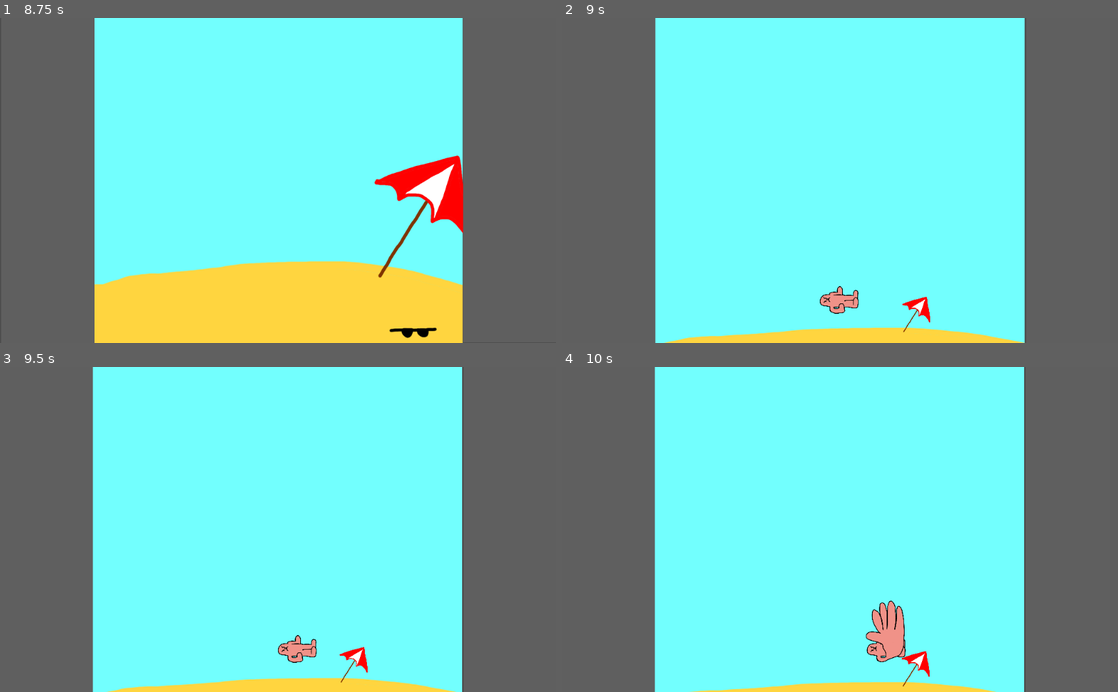
Above: before the commit, frames 1-4 (two rows, left to right).
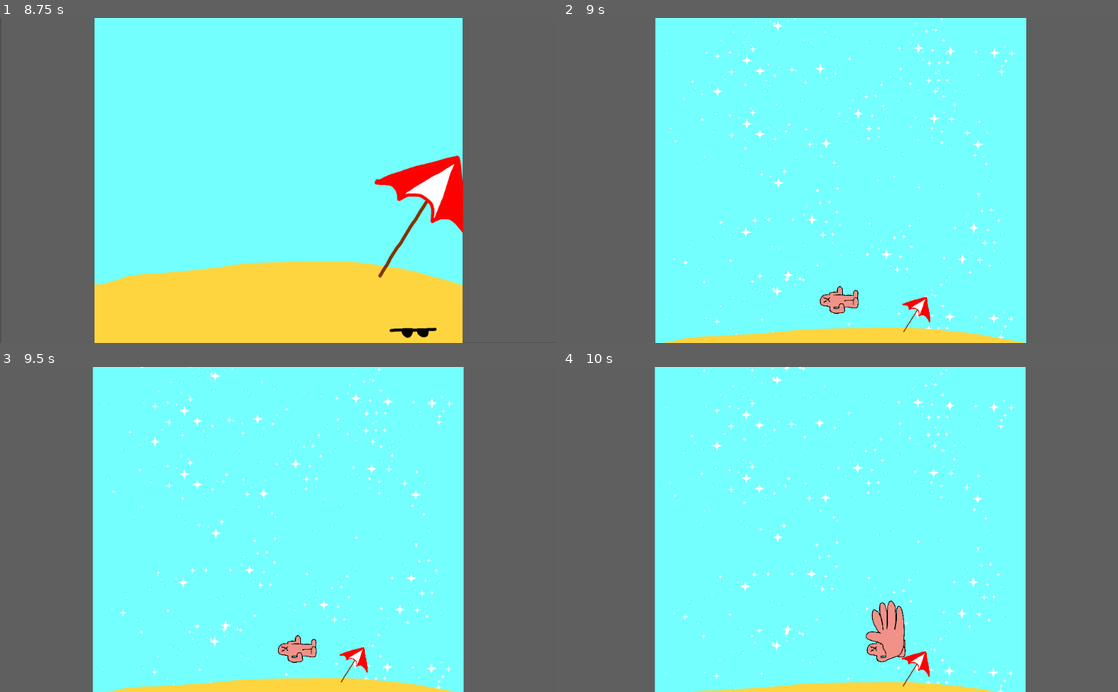
Above: after the commit, the same moments.

Repository: whenbellstoll/KillTheSun
Game: Godot game, scene res://Opening.tscn
Same seed, same stepped clock (60 frames per second), same inputs: the game is played once before the commit and once after it.
Inputs:
- Up to frame 1 (8.75 s): hold Right (move_right) 0.53-2.03 s; tap Space (slap) at 0.6, 1.35, 2.1, 2.85, 3.5, 3.6, 4.35, 5.1, 5.85, 6.6, 7.35, 8.1 s; hold Left (move_left) 2.03-2.78 s; tap Enter at 2.75, 6.5 s; hold Right (move_right) 2.78-4.28 s; hold Left (move_left) 4.28-5.03 s; hold Right (move_right) 5.03-5.78 s; hold Left (move_left) 5.78-7.28 s; hold Right (move_right) from 7.28 s (still down)
- Up to frame 2 (9 s): keep holding Right (move_right); tap Space (slap) at 8.75, 8.85 s
- Up to frame 3 (9.5 s): keep holding Right (move_right)
- Up to frame 4 (10 s): release Right (move_right) at 9.53 s; hold Left (move_left) from 9.53 s (still down); tap Space (slap) at 9.6 s

Frame 1 is identical in both runs. In frame 2, 1.6% of the frame differs, in the area x 18-84%, y 0-100%; in frame 3, 1.6%; in frame 4, 1.5%.

Commit message:
paralax layer

Diff:
--- a/Game.tscn
+++ b/Game.tscn
@@ -8,6 +8,7 @@
 [ext_resource path="res://Art/Sun.png" type="Texture" id=6]
 [ext_resource path="res://Art/Umbrella.png" type="Texture" id=7]
 [ext_resource path="res://Art/SandFloor.png" type="Texture" id=8]
+[ext_resource path="res://Art/ParallaxBackground.png" type="Texture" id=9]
 
 [sub_resource type="GDScript" id=2]
 resource_name = "PlayerTracker"
@@ -25,7 +26,7 @@
 [sub_resource type="GDScript" id=4]
 script/source = "extends Sprite
 
-onready var _player = get_node(\"../../Player\")
+onready var _player = get_node(\"../../../Player\")
 
 func _process(delta):
 	self.modulate = lerp(Color(\"72fffe\"), Color.black, min(_player.distance / 30000, 1))
@@ -91,11 +92,21 @@
 
 [node name="Spawner" parent="PlayerTracker" instance=ExtResource( 4 )]
 
-[node name="Background" type="Sprite" parent="PlayerTracker"]
+[node name="ParallaxBackground" type="ParallaxBackground" parent="PlayerTracker"]
+layer = -1
+
+[node name="Background" type="Sprite" parent="PlayerTracker/ParallaxBackground"]
 modulate = Color( 0.447059, 1, 0.996078, 1 )
-scale = Vector2( 680, 604 )
+position = Vector2( 519, 302 )
+scale = Vector2( 765, 604 )
 texture = ExtResource( 2 )
 script = SubResource( 4 )
+
+[node name="ParallaxLayer" type="ParallaxLayer" parent="PlayerTracker/ParallaxBackground"]
+motion_mirroring = Vector2( 0, 1000 )
+
+[node name="Sprite" type="Sprite" parent="PlayerTracker/ParallaxBackground/ParallaxLayer"]
+texture = ExtResource( 9 )
 
 [node name="Despawner" type="Area2D" parent="PlayerTracker"]
 position = Vector2( 4, 476 )
--- a/project.godot
+++ b/project.godot
@@ -30,6 +30,10 @@
 config/description="He he kill the sun with a strong guy!"
 run/main_scene="res://Opening.tscn"
 config/icon="res://icon.png"
+
+[display]
+
+window/stretch/mode="viewport"
 
 [gui]
 
Binary file added: Art/ParallaxBackground.png
Not shown, added: Art/ParallaxBackground.png.import
Not shown: 1 places in Game.tscn that only renumber resources
